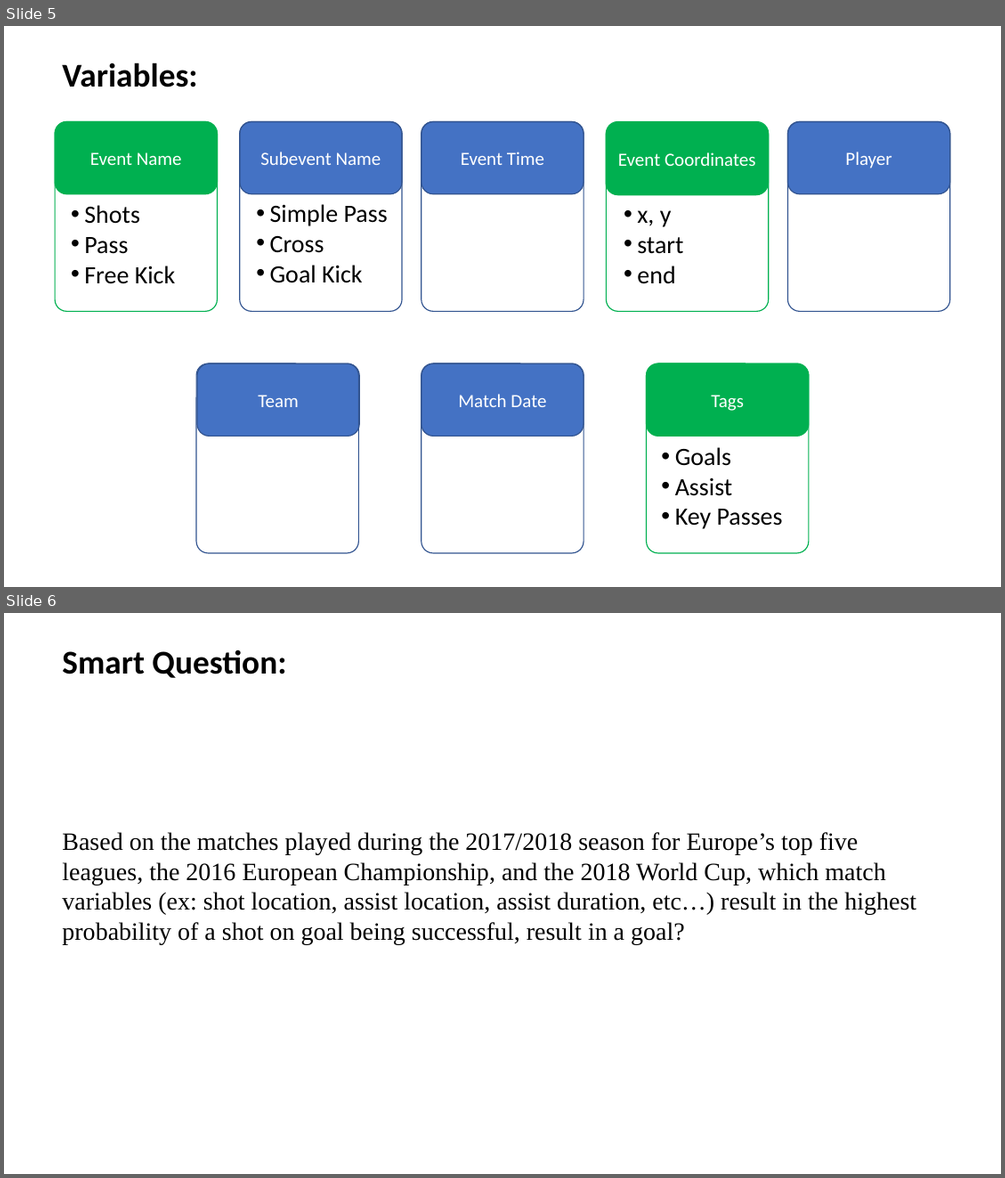
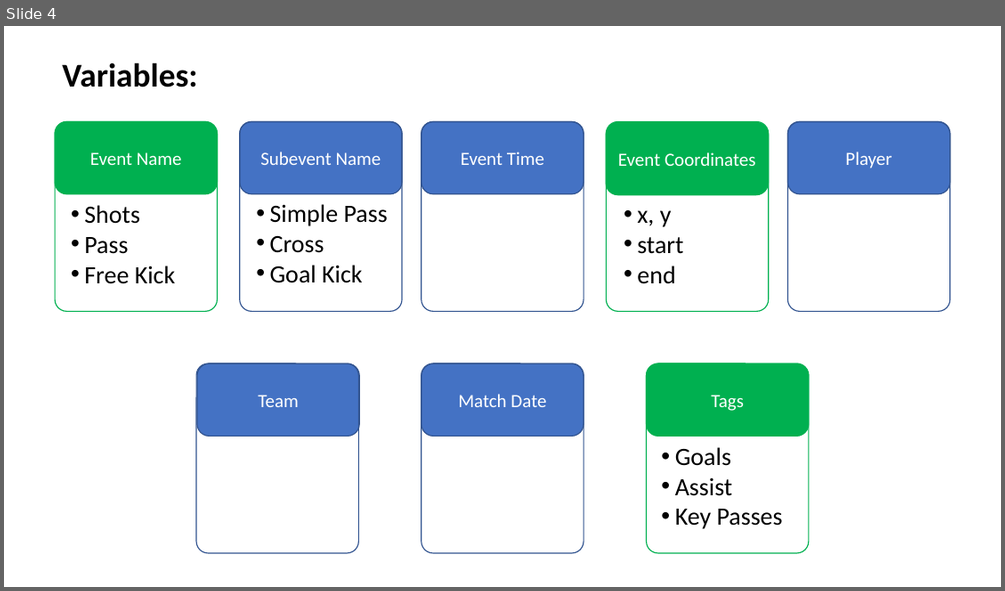
Before and after one commit to rmesina/T2_Codes-R-Us, a slide deck: midterm_project/Determining which variables contribute to likely hood of.pptx. Shown one above the other, each under a label of ours: slides 5 and 6 before the commit, slide 4 after it. The pictures are 1005x1178 and 1005x591 pixels, drawn with LibreOffice and Linux fonts; fonts in the diff are those of the drawing. Boxes give left, top, right and bottom in pixels: in the first picture for what was removed or moved away, otherwise in the second. Text is boxed around its words. In the diff, an @@ line names an element or a change of style, - is before the commit and + after.

```diff
--- a/midterm_project/Determining which variables contribute to likely hood of.pptx
+++ b/midterm_project/Determining which variables contribute to likely hood of.pptx
@@ slide 6 removed at <box>4,613,1001,1174</box>, background #FFFFFF @@
@@ text removed at <box>62,649,286,678</box> @@
-Smart Question:
@@ text removed at <box>62,832,916,944</box> @@
-Based on the matches played during the 2017/2018 season for Europe’s top five leagues, the 2016 European Championship, and the 2018 World Cup, which match variables (ex: shot location, assist location, assist duration, etc…) result in the highest probability of a shot on goal being successful, result in a goal?
@@ what was slide 5 is now slide 4 @@
```
Also in this commit, not shown: 3 slides changed, 2 slides added, 2 other slides removed, 9 other files.
